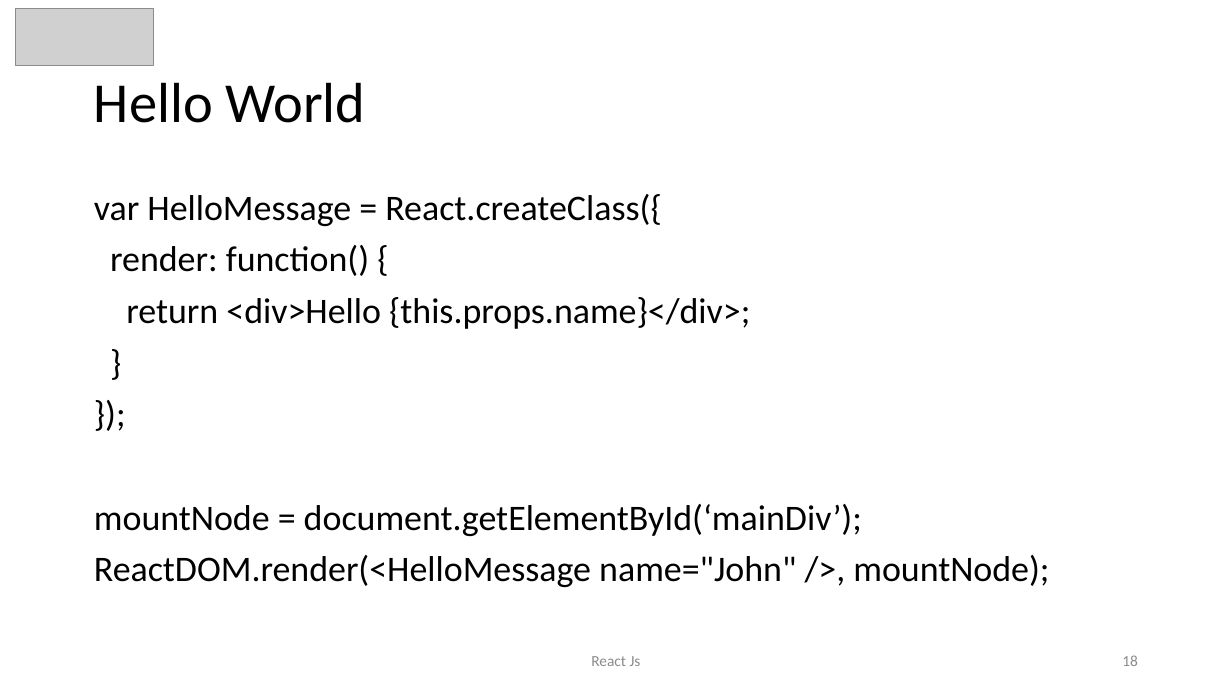
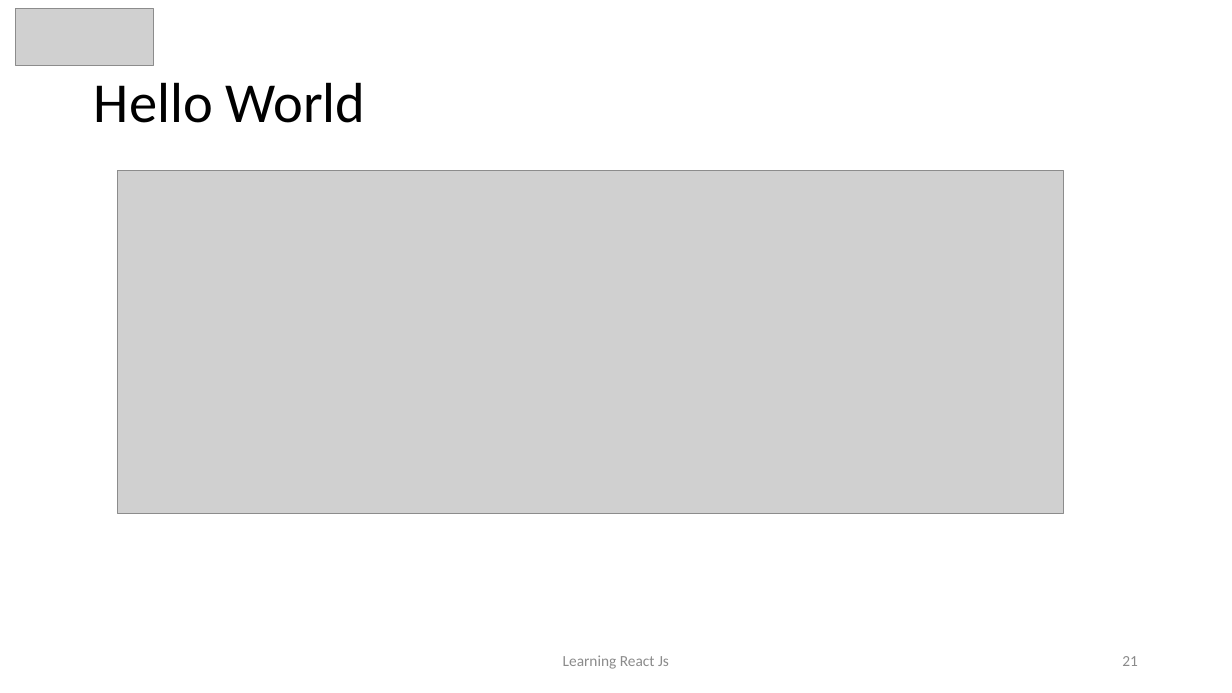
Before and after one commit to awahab29/samplealt, a slide deck: slide 21 of React.pptx (slide 18 before the commit). Drawn at 1232x693 pixels with LibreOffice and Linux fonts; fonts in the diff are those of the drawing; grey boxes stand for pictures. Boxes give left, top, right and bottom in pixels: in the first picture for what was removed or moved away, otherwise in the second. Text is boxed around its words. In the diff, an @@ line names an element or a change of style, - is before the commit and + after.

```diff
--- a/React.pptx
+++ b/React.pptx
@@ picture added at bbox=[117, 171, 1065, 513] @@
@@ text removed at bbox=[94, 194, 1049, 587] @@
-var HelloMessage = React.createClass({
-render: function() {
-return <div>Hello {this.props.name}</div>;
-}
-});
-mountNode = document.getElementById(‘mainDiv’);
-ReactDOM.render(<HelloMessage name="John" />, mountNode);
@@ text at bbox=[563, 655, 669, 669]: text changed @@
-React Js
+Learning React Js
@@ page number at bbox=[1122, 656, 1138, 666]: text changed @@
-18
+21
```
Also in this commit, not shown: 16 other slides changed, 6 slides added, 1 slide removed, 1 other file.
